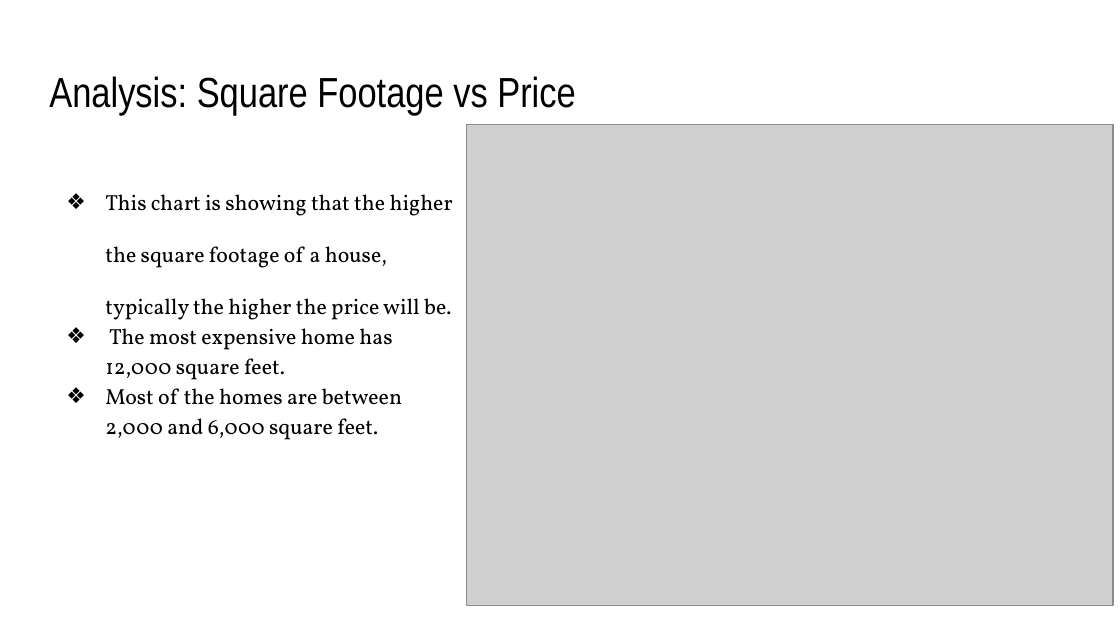
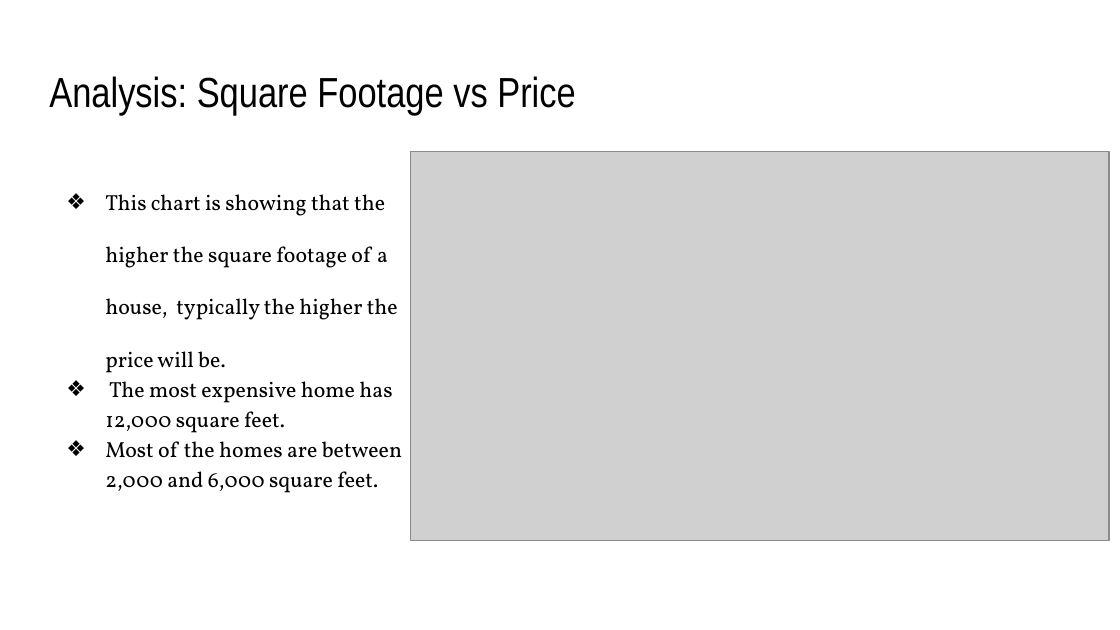
Before and after one commit to KierraDangerfield/Predicting-King-County-House-Prices, a slide deck: slide 12 of Reports/Predicting King County House Prices.pptx (slide 8 before the commit). Drawn at 1120x630 pixels with LibreOffice and Linux fonts; fonts in the diff are those of the drawing; grey boxes stand for pictures. Boxes give left, top, right and bottom in pixels: in the first picture for what was removed or moved away, otherwise in the second. Text is boxed around its words. In the diff, an @@ line names an element or a change of style, - is before the commit and + after.

```diff
--- a/Reports/Predicting King County House Prices.pptx
+++ b/Reports/Predicting King County House Prices.pptx
@@ text "This chart is showing that ..." rewrapped from (x1=105, y1=194, x2=453, y2=440) to (x1=105, y1=194, x2=402, y2=493) @@
@@ picture resized from (x1=466, y1=124, x2=1113, y2=605) to (x1=410, y1=151, x2=1109, y2=541) @@
```
Also in this commit, not shown: 8 other slides changed, 6 slides added, 4 other files.
